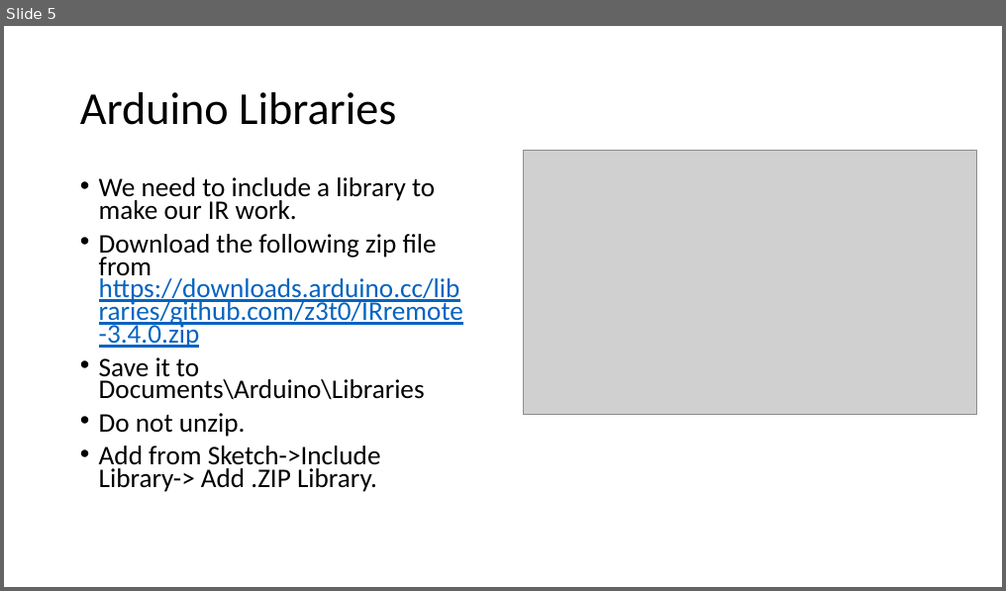
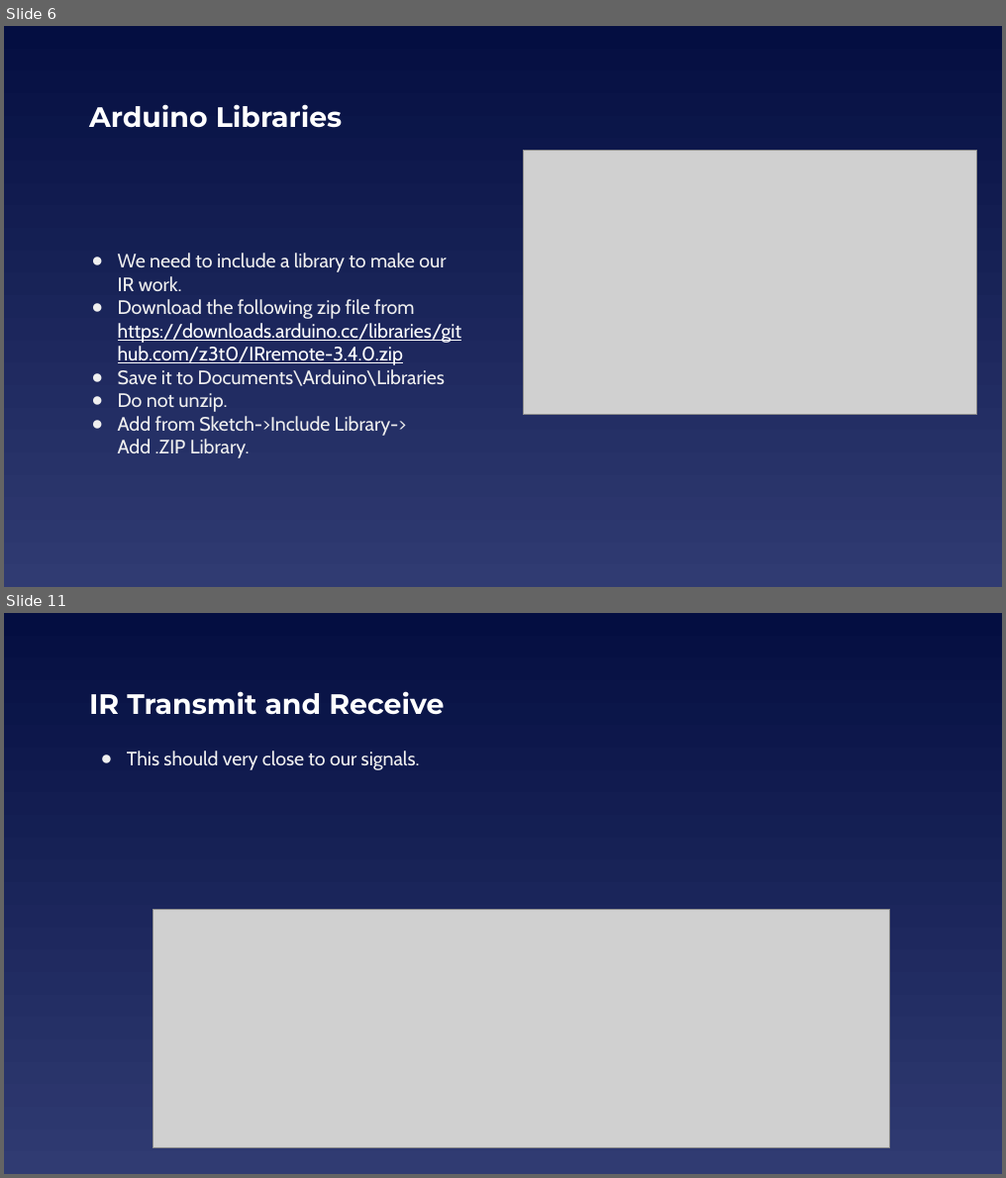
Before and after one commit to EELabMan/IR-Transmit-and-Receive, a slide deck: Infrared TX RX.pptx. Shown one above the other, each under a label of ours: slide 5 before the commit, slides 6 and 11 after it; the slides between them are not shown. The pictures are 1006x591 and 1006x1178 pixels, drawn with LibreOffice and Linux fonts; fonts in the diff are those of the drawing; grey boxes stand for pictures. Boxes give left, top, right and bottom in pixels: in the first picture for what was removed or moved away, otherwise in the second. Text is boxed around its words. In the diff, an @@ line names an element or a change of style, - is before the commit and + after.

```diff
--- a/Infrared TX RX.pptx
+++ b/Infrared TX RX.pptx
@@ slide 11 added at [4, 613, 1002, 1174], background gradient #040E41 to #303B72 @@
@@ title added at [89, 691, 444, 715], 27 pt, text #FFFFFF, bold @@
+IR Transmit and Receive
@@ text added at [127, 751, 420, 770], 18.7 pt, text #EFEFEF @@
+● This should very close to our signals.
@@ picture added at [152, 909, 890, 1149] @@
@@ what was slide 5 is now slide 6 @@
@@ slide 6 changed as well @@
@@ background #FFFFFF to gradient #040E41 to #303B72 @@
@@ title "Arduino Libraries": place and size @@
-title "Arduino Libraries" at [80, 92, 396, 125]
+title "Arduino Libraries" at [89, 104, 342, 128]
@@ title "Arduino Libraries" at [89, 104, 342, 128]: size 44 to 27 pt, font Calibri to Montserrat, text colour #000000 to #FFFFFF, bold on; line spacing 0.9 to 1 @@
@@ text "We need to include a ..." at [118, 253, 462, 459]: size 25.9 to 18.7 pt, font Calibri to Cabin; text colour #000000 to #EFEFEF in "We need to include a library to ...", "Download the following zip file from", "Save it to Documents\Arduino\Libraries", "Do not unzip." and 1 more places; text colour #0563C1 to #FFFFFF in "https://downloads.arduino.cc/libraries/github.com/z3t0/IRrem ..."; bullet • to ●; line spacing 0.7 to 1; less space between paragraphs; vertical alignment top to middle @@
```
Also in this commit, not shown: 6 other slides changed, 4 other slides added, 1 slide removed.
